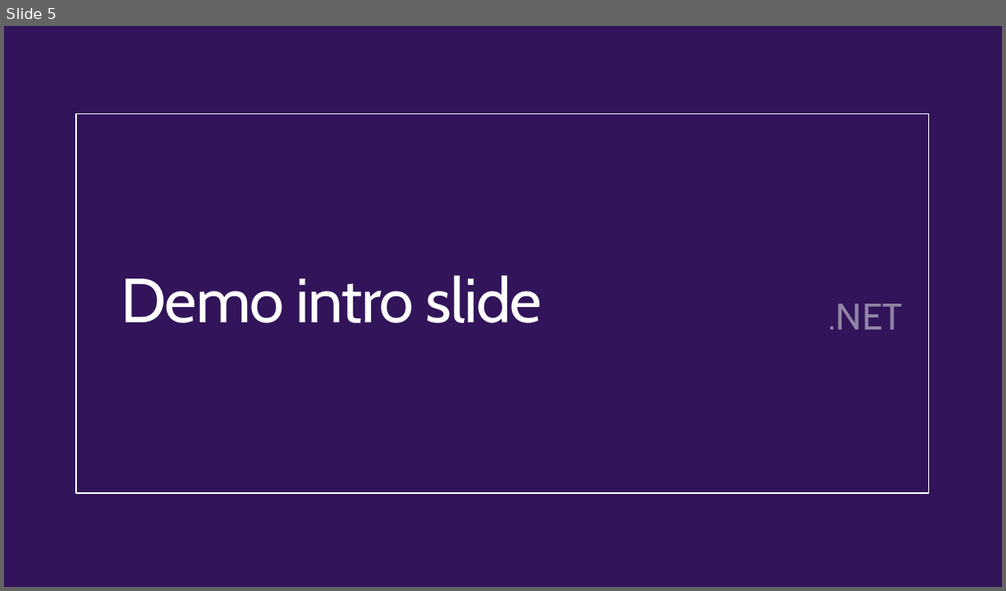
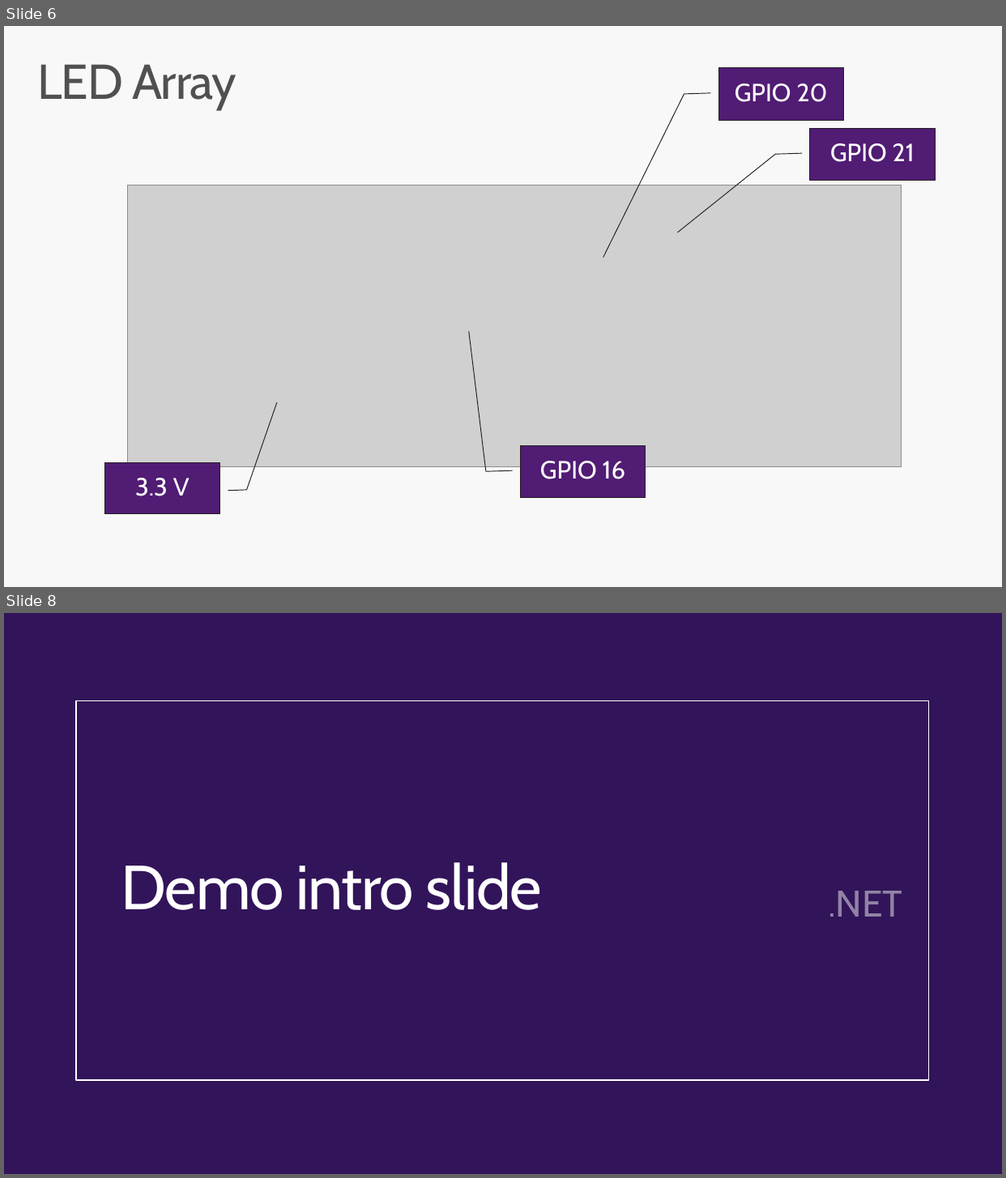
Before and after one commit to CamSoper/have-your-pi, a slide deck: Slides/Have Your Pi and Eat It Too.pptx. Shown one above the other, each under a label of ours: slide 5 before the commit, slides 6 and 8 after it; the slides between them are not shown. The pictures are 1006x591 and 1006x1178 pixels, drawn with LibreOffice and Linux fonts; fonts in the diff are those of the drawing; grey boxes stand for pictures; background and template pictures are left out. Boxes give left, top, right and bottom in pixels: in the first picture for what was removed or moved away, otherwise in the second. Text is boxed around its words. In the diff, an @@ line names an element or a change of style, - is before the commit and + after.

```diff
--- a/Slides/Have Your Pi and Eat It Too.pptx
+++ b/Slides/Have Your Pi and Eat It Too.pptx
@@ slide 6 added at box(4, 26, 1002, 587), background #F8F8F8 @@
@@ title added at box(38, 64, 236, 109), 47 pt, text #505050 @@
+LED Array
@@ border callout added at box(719, 68, 844, 120), fill #511C74, outline #231F20 0.75 pt, 24 pt, text #FFFFFF @@
+GPIO 20
@@ border callout added at box(810, 129, 936, 180), fill #511C74, outline #231F20 0.75 pt, 24 pt, text #FFFFFF @@
+GPIO 21
@@ picture added at box(127, 186, 901, 467) @@
@@ border callout added at box(521, 446, 646, 497), fill #511C74, outline #231F20 0.75 pt, 24 pt, text #FFFFFF @@
+GPIO 16
@@ border callout added at box(105, 463, 219, 515), fill #511C74, outline #231F20 0.75 pt, 24 pt, text #FFFFFF @@
+3.3 V
@@ what was slide 5 is now slide 8 @@
```
Also in this commit, not shown: 1 slide changed, 4 other slides added, 2 slides removed, 11 other files.
